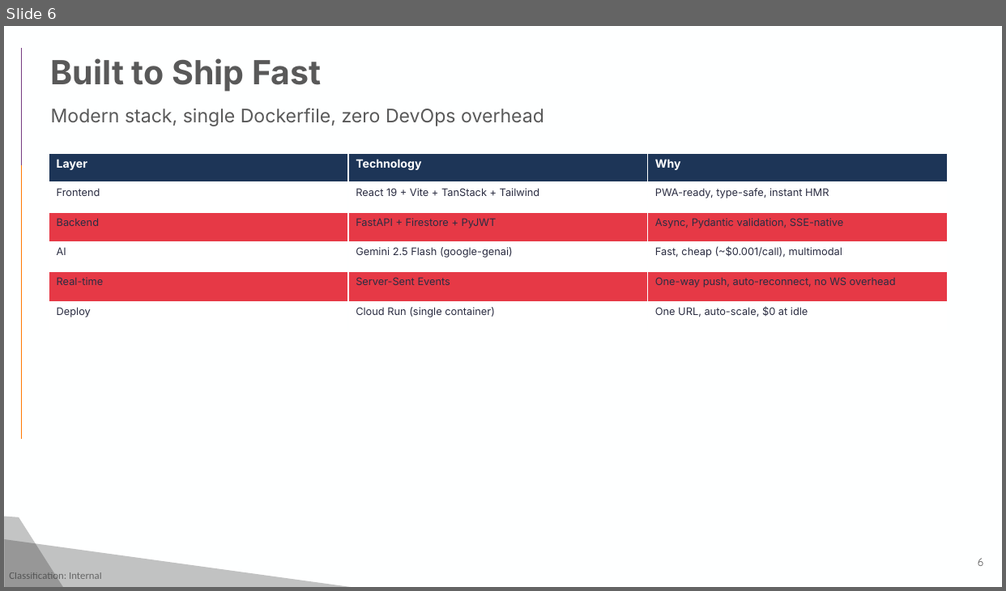
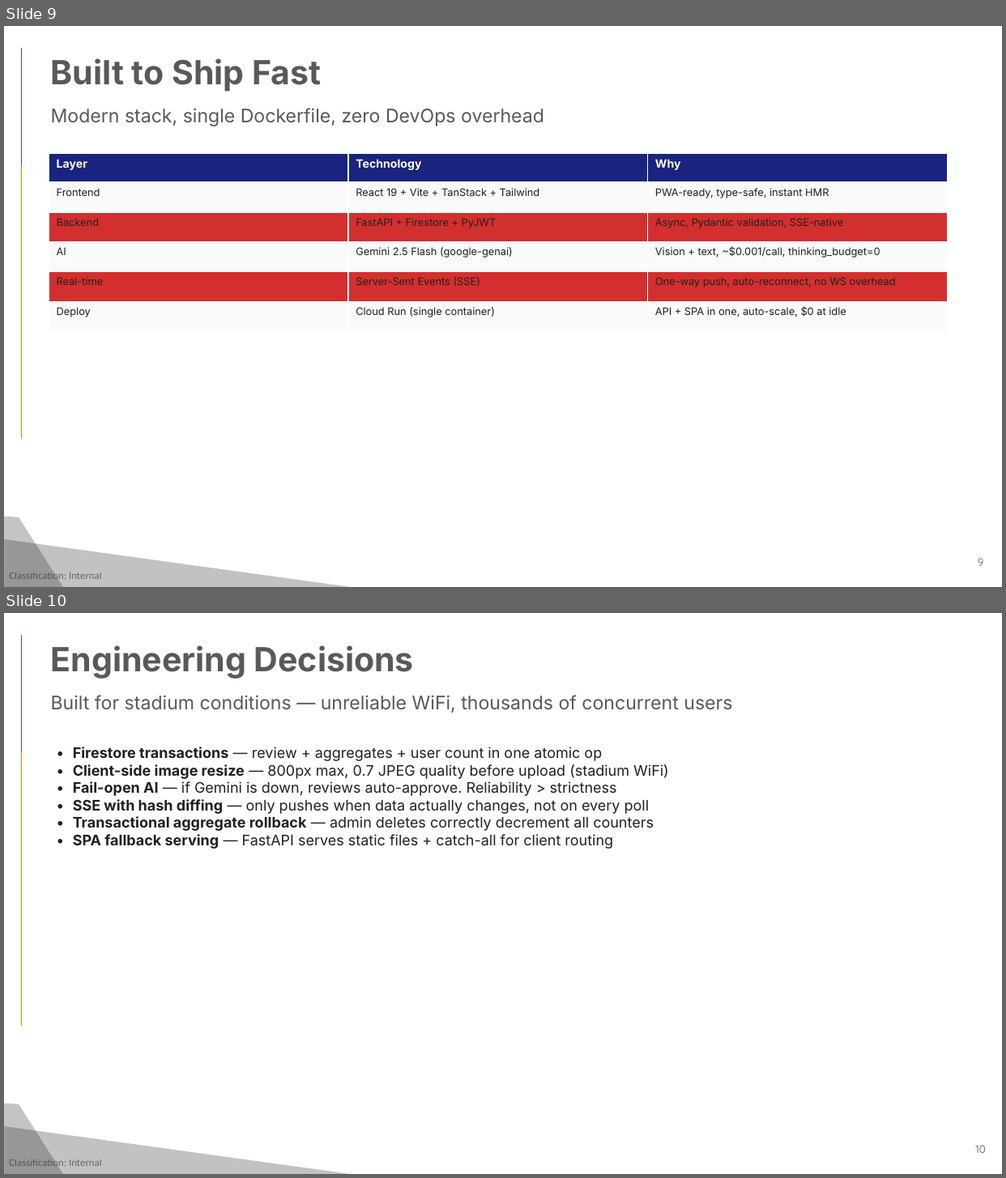
Before and after one commit to anujkarn002/BWAI-APL-DELHI, a slide deck: docs/stadiumbite-deck.pptx. Shown one above the other, each under a label of ours: slide 6 before the commit, slides 9 and 10 after it. The pictures are 1006x591 and 1006x1178 pixels, drawn with LibreOffice and Linux fonts; fonts in the diff are those of the drawing; background and template pictures are left out. Boxes give left, top, right and bottom in pixels: in the first picture for what was removed or moved away, otherwise in the second. Text is boxed around its words. In the diff, an @@ line names an element or a change of style, - is before the commit and + after.

Commit message:
fix: Firestore transactional decorator + remove hardcoded JWT secret + update README

```diff
--- a/docs/stadiumbite-deck.pptx
+++ b/docs/stadiumbite-deck.pptx
@@ slide 10 added at <box>4,613,1002,1174</box>, background #FEFFFF; not listed: 6 template elements that a slide beside it also shows @@
@@ title added at <box>51,645,414,679</box>, 32 pt, text #595959, bold @@
+Engineering Decisions
@@ subtitle added at <box>51,695,732,713</box>, 18 pt, text #595959 @@
+Built for stadium conditions — unreliable WiFi, thousands of concurrent users
@@ text added at <box>73,747,669,849</box>, 14 pt, text #212121 @@
+• Firestore transactions — review + aggregates + user count in one atomic op
+• Client-side image resize — 800px max, 0.7 JPEG quality before upload (stadium WiFi)
+• Fail-open AI — if Gemini is down, reviews auto-approve. Reliability > strictness
+• SSE with hash diffing — only pushes when data actually changes, not on every poll
+• Transactional aggregate rollback — admin deletes correctly decrement all counters
+• SPA fallback serving — FastAPI serves static files + catch-all for client routing
@@ what was slide 6 is now slide 9 @@
@@ slide 9 changed as well @@
@@ table at <box>49,153,948,331</box> @@
-row 4, column 3: Fast, cheap (~$0.001/call), multimodal
+row 4, column 3: Vision + text, ~$0.001/call, thinking_budget=0
-row 5, column 2: Server-Sent Events
+row 5, column 2: Server-Sent Events (SSE)
-row 6, column 3: One URL, auto-scale, $0 at idle
+row 6, column 3: API + SPA in one, auto-scale, $0 at idle
@@ fill #1D3557 to #1A237E in row 1 @@
@@ fill #FFFFFF to #FAFAFA in 9 cells @@
@@ fill #E63946 to #D32F2F in 6 cells @@
@@ text colour #FFFFFF to #FAFAFA in "Layer", "Technology", "Why" @@
@@ text colour #2B2D42 to #212121 in "Frontend", "React 19 + Vite + TanStack + ...", "PWA-ready, type-safe, instant HMR", "Backend" and 8 more places @@
@@ page number at <box>978,558,983,566</box>: text changed @@
-6
+9
```
Also in this commit, not shown: 6 other slides changed, 4 other slides added, 1 slide removed, 3 other files.
